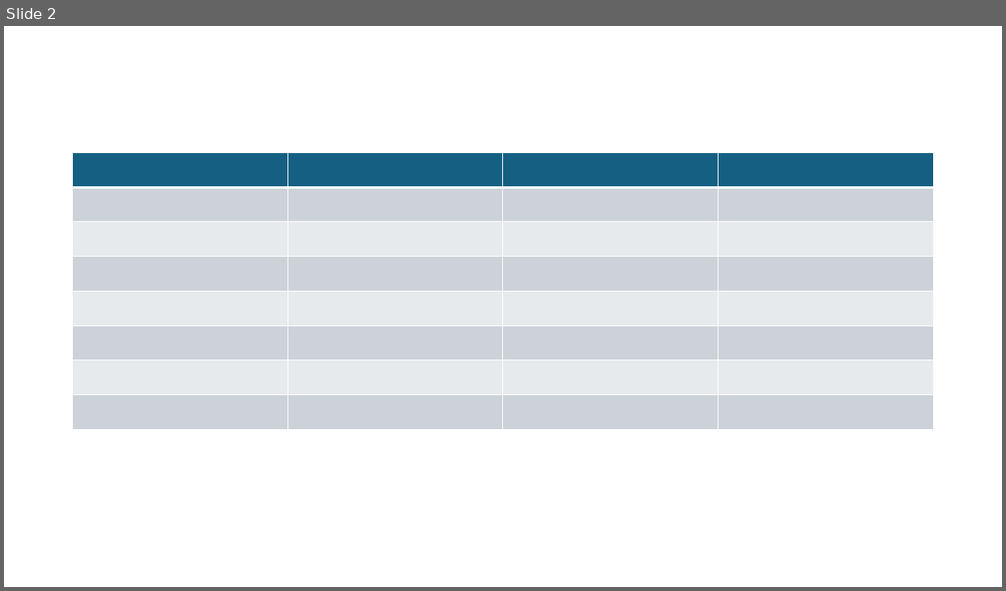
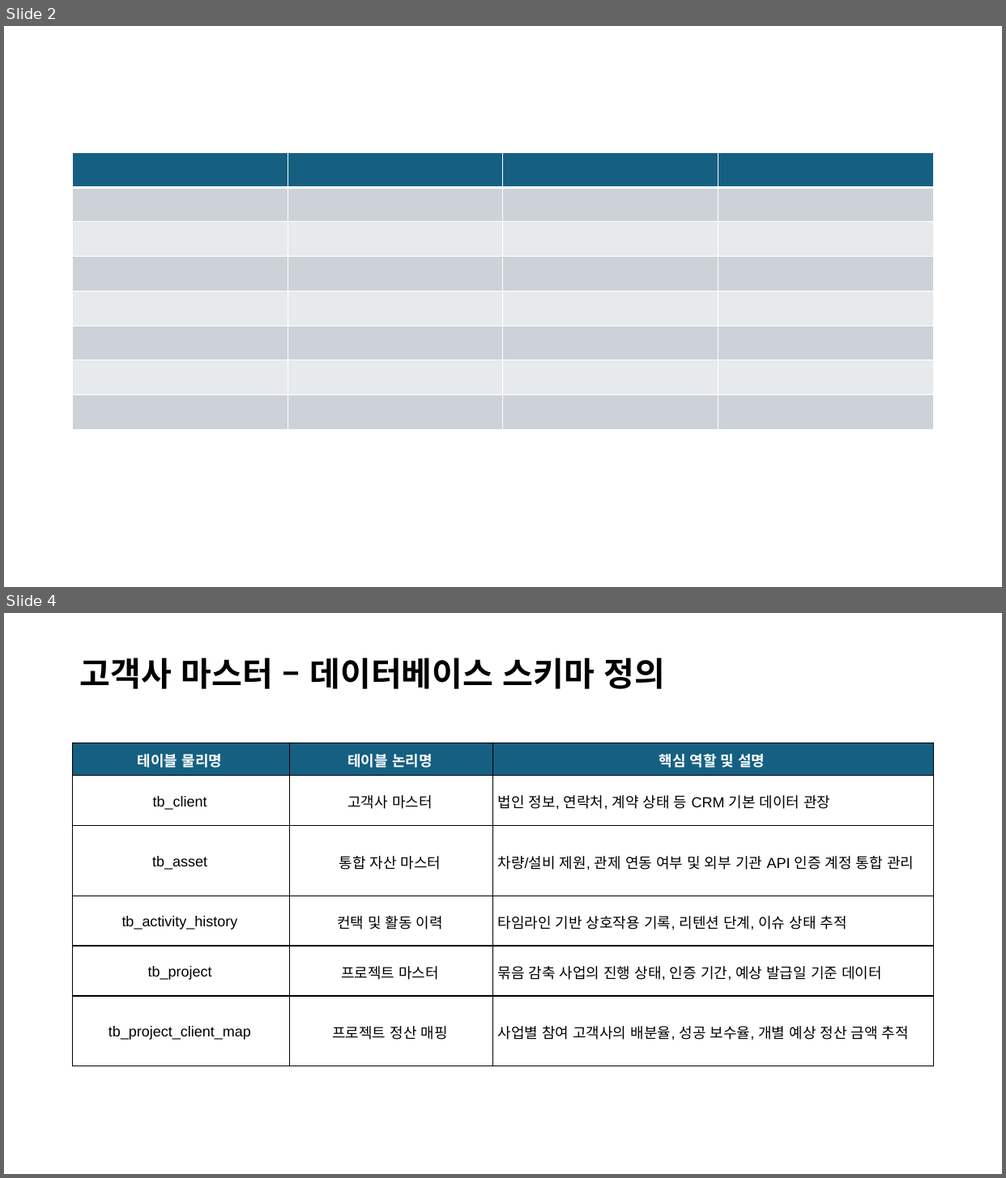
Before and after one commit to esketch-ai/hooxi-cms, a slide deck: Docs/Hooxi-CMS.pptx. Shown one above the other, each under a label of ours: slide 2 before the commit, slides 2 and 4 after it; the slides between them are not shown. The pictures are 1006x591 and 1006x1178 pixels, drawn with LibreOffice and Linux fonts; fonts in the diff are those of the drawing. Boxes give left, top, right and bottom in pixels: in the first picture for what was removed or moved away, otherwise in the second. Text is boxed around its words. In the diff, an @@ line names an element or a change of style, - is before the commit and + after.

```diff
--- a/Docs/Hooxi-CMS.pptx
+++ b/Docs/Hooxi-CMS.pptx
@@ slide 4 added at [4,613,1002,1174], background #FFFFFF @@
@@ title added at [80,658,666,689], 32 pt, text #000000, bold @@
+고객사 마스터 – 데이터베이스 스키마 정의
@@ table added at [73,743,934,1063], 6 rows, 3 columns @@
+테이블 물리명 | 테이블 논리명 | 핵심 역할 및 설명
+tb_client | 고객사 마스터 | 법인 정보, 연락처, 계약 상태 등 CRM 기본 데이터 관장
+tb_asset | 통합 자산 마스터 | 차량/설비 제원, 관제 연동 여부 및 외부 기관 API 인증 계정 통합 관리
+tb_activity_history | 컨택 및 활동 이력 | 타임라인 기반 상호작용 기록, 리텐션 단계, 이슈 상태 추적
+tb_project | 프로젝트 마스터 | 묶음 감축 사업의 진행 상태, 인증 기간, 예상 발급일 기준 데이터
+tb_project_client_map | 프로젝트 정산 매핑 | 사업별 참여 고객사의 배분율, 성공 보수율, 개별 예상 정산 금액 추적
```
Also in this commit, not shown: 5 slides changed, 28 other slides added, 15 other files.
